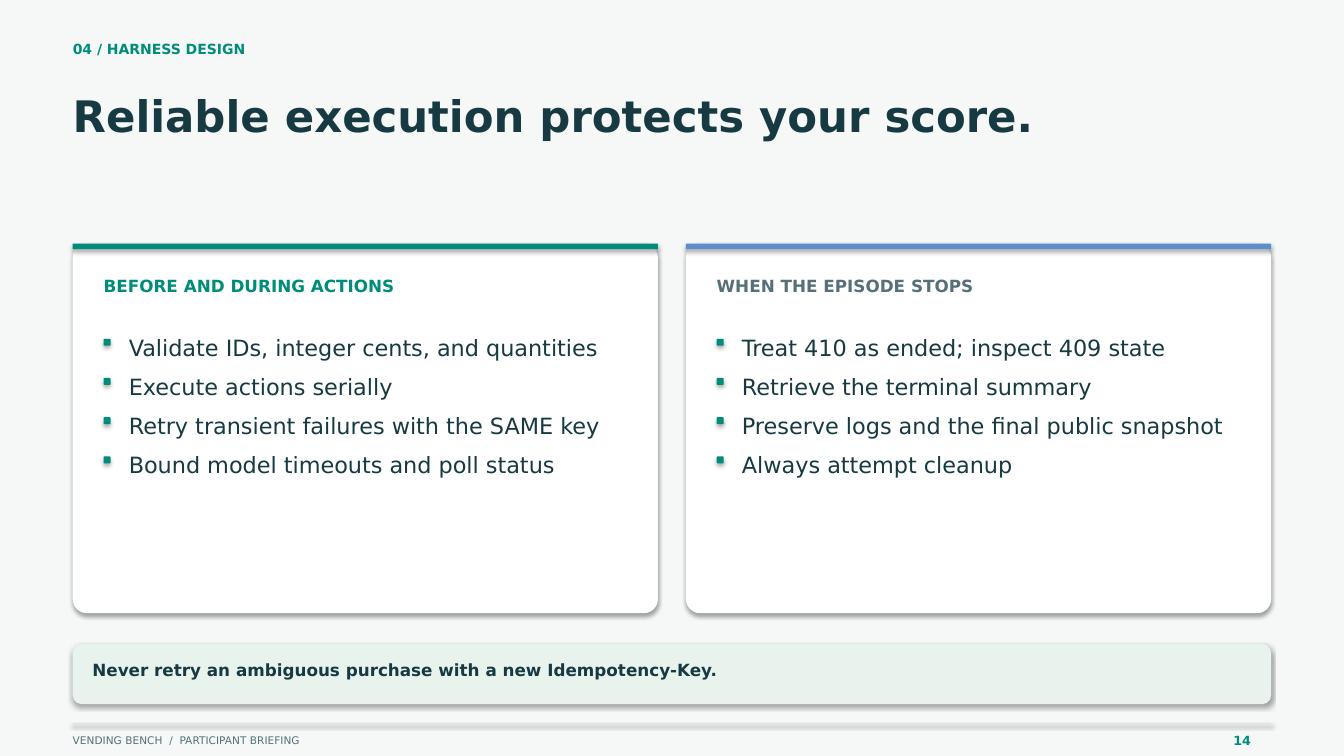
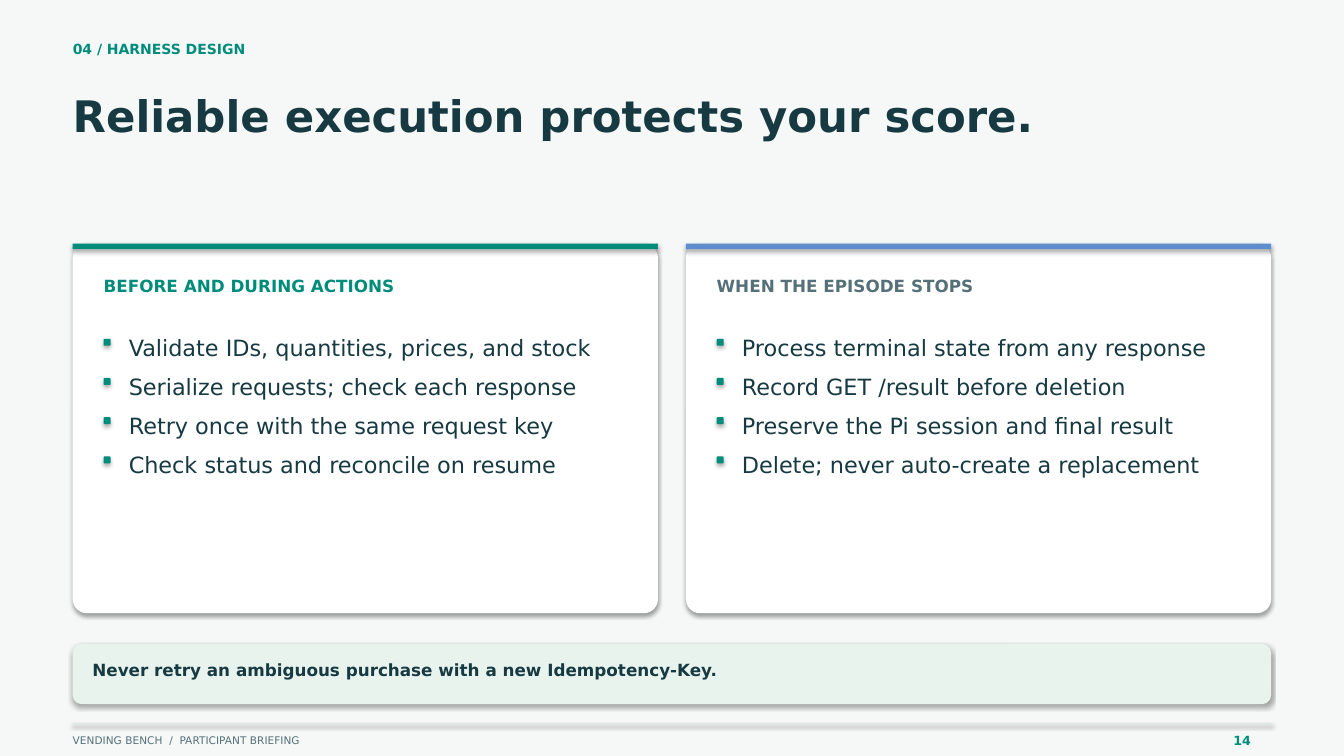
Before and after one commit to adriankhy93/VendingBenchSimplified, a slide deck: slide 14 of presentations/participant-briefing.pptx. Drawn at 1344x756 pixels with LibreOffice and Linux fonts; fonts in the diff are those of the drawing. Boxes give left, top, right and bottom in pixels: in the first picture for what was removed or moved away, otherwise in the second. Text is boxed around its words. In the diff, an @@ line names an element or a change of style, - is before the commit and + after.

```diff
--- a/presentations/participant-briefing.pptx
+++ b/presentations/participant-briefing.pptx
@@ text at (129,339,590,361): text changed @@
-Validate IDs, integer cents, and quantities
+Validate IDs, quantities, prices, and stock
@@ text at (742,339,1206,361): text changed @@
-Treat 410 as ended; inspect 409 state
+Process terminal state from any response
@@ text at (129,378,576,400): text changed @@
-Execute actions serially
+Serialize requests; check each response
@@ text at (742,378,1126,397): text changed @@
-Retrieve the terminal summary
+Record GET /result before deletion
@@ text at (129,417,553,439): text changed @@
-Retry transient failures with the SAME key
+Retry once with the same request key
@@ text at (742,417,1173,435): text changed @@
-Preserve logs and the final public snapshot
+Preserve the Pi session and final result
@@ text at (129,456,556,474): text changed @@
-Bound model timeouts and poll status
+Check status and reconcile on resume
@@ text at (742,456,1199,478): text changed @@
-Always attempt cleanup
+Delete; never auto-create a replacement
```
Also in this commit, not shown: 11 other slides changed, 2 slides added, 2 slides removed, 43 other files.
